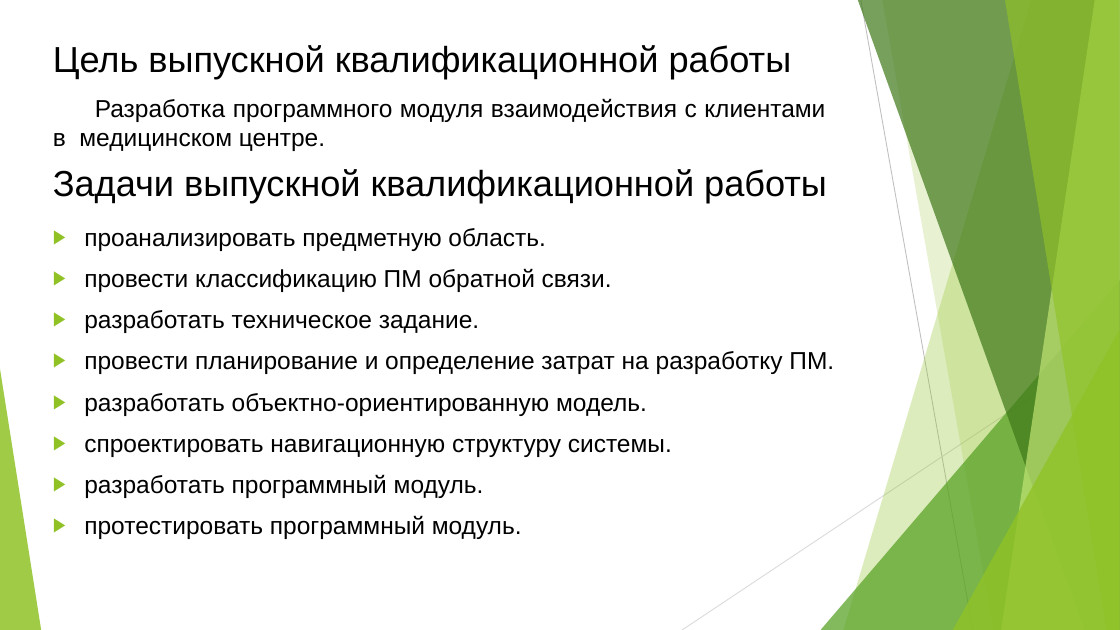
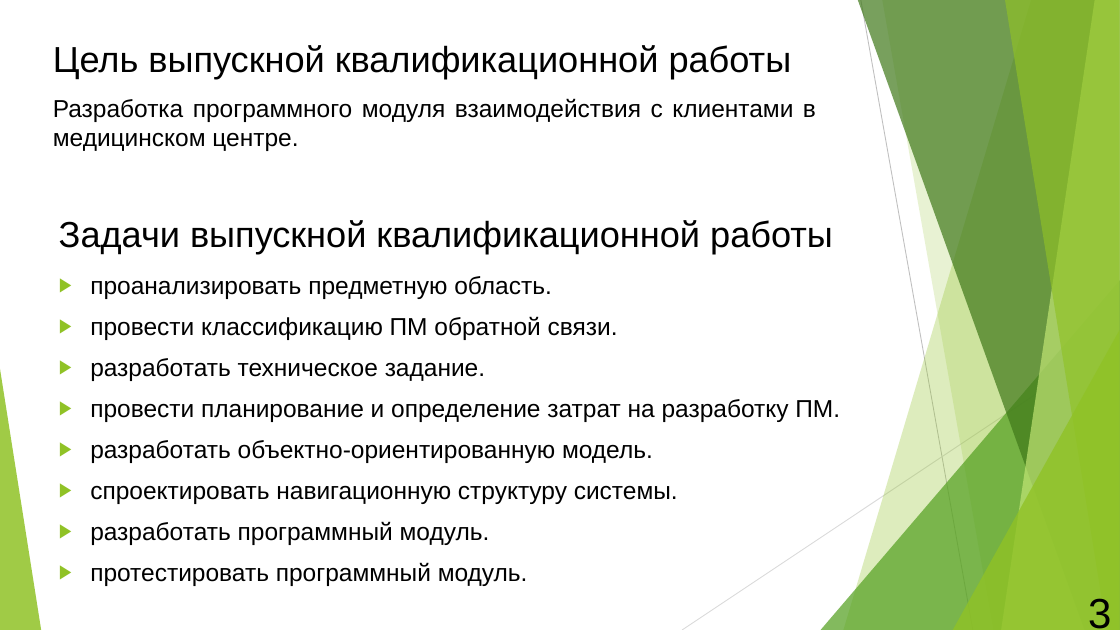
Before and after one commit to semenovMaksWeb/biti, a slide deck: slide 3 of ДИПЛОМ/ДИПЛОМ.2.0/Призентация.pptx. Drawn at 1120x630 pixels with LibreOffice and Linux fonts; fonts in the diff are those of the drawing. Boxes give left, top, right and bottom in pixels: in the first picture for what was removed or moved away, otherwise in the second. Text is boxed around its words. In the diff, an @@ line names an element or a change of style, - is before the commit and + after.

```diff
--- a/ДИПЛОМ/ДИПЛОМ.2.0/Призентация.pptx
+++ b/ДИПЛОМ/ДИПЛОМ.2.0/Призентация.pptx
@@ text "Разработка программного модуля взаимодействия с ..." rewrapped from [53, 98, 825, 151] to [53, 98, 816, 151] @@
@@ text "Задачи выпускной квалификационной работы": place and size @@
-text "Задачи выпускной квалификационной работы" at [53, 169, 827, 203]
+text "Задачи выпускной квалификационной работы" at [59, 220, 833, 254]
@@ text "проанализировать предметную область.": place and size @@
-text "проанализировать предметную область." at [84, 228, 834, 539]
+text "проанализировать предметную область." at [90, 276, 840, 586]
@@ page number added at [1088, 598, 1111, 629], 36 pt, text #000000 @@
+3
```
Also in this commit, not shown: 7 other slides changed, 10 slides added, 1 other file.
